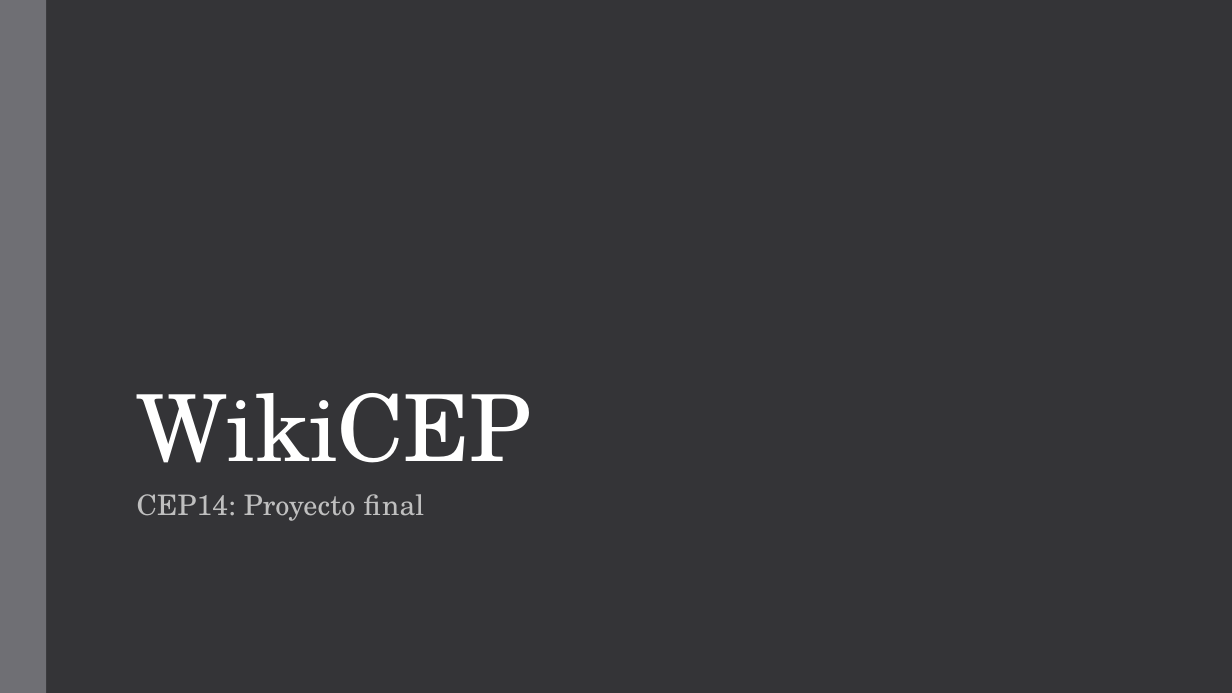
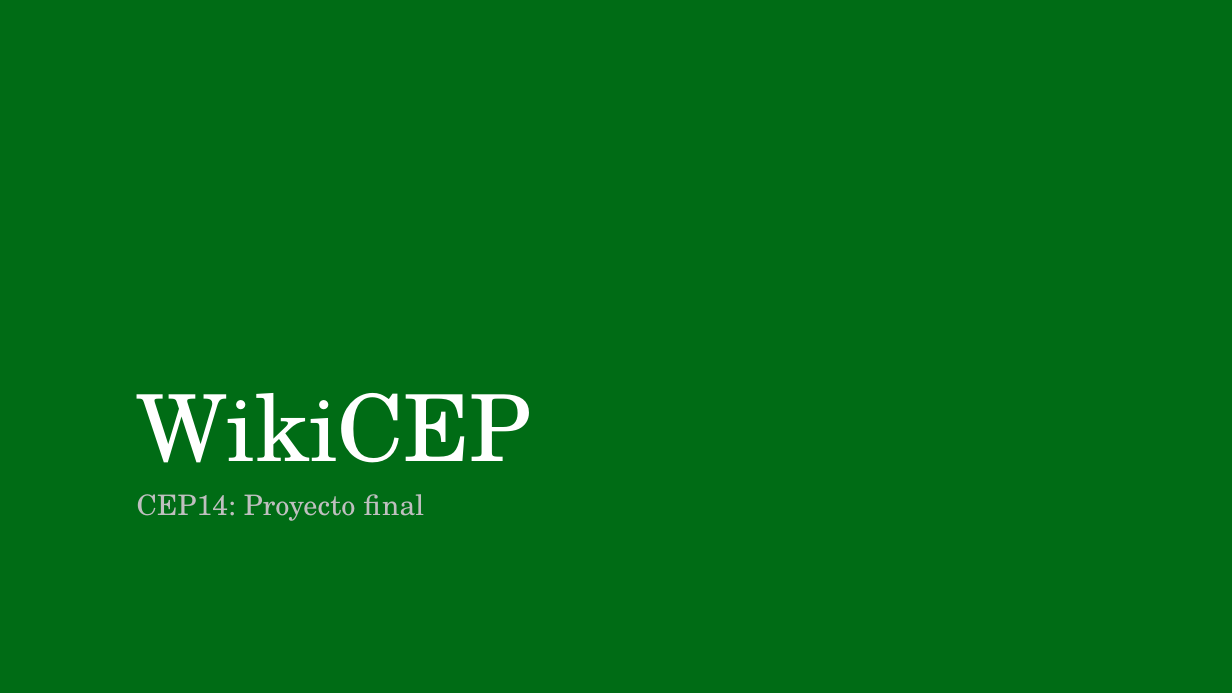
Before and after one commit to PlumpMath/WikiCEP, a slide deck: slide 1 of Presentacion.pptx. Drawn at 1232x693 pixels with LibreOffice and Linux fonts; fonts in the diff are those of the drawing. Boxes give left, top, right and bottom in pixels: in the first picture for what was removed or moved away, otherwise in the second. Text is boxed around its words. In the diff, an @@ line names an element or a change of style, - is before the commit and + after.

Commit message:
Cambia color de fondo de presentacion

```diff
--- a/Presentacion.pptx
+++ b/Presentacion.pptx
@@ background #353537 to #006C15 @@
@@ rectangle removed at (0, 0, 46, 693) @@
```
Also in this commit, not shown: 4 other slides changed, 1 slide added, 1 slide removed, 1 other file.
